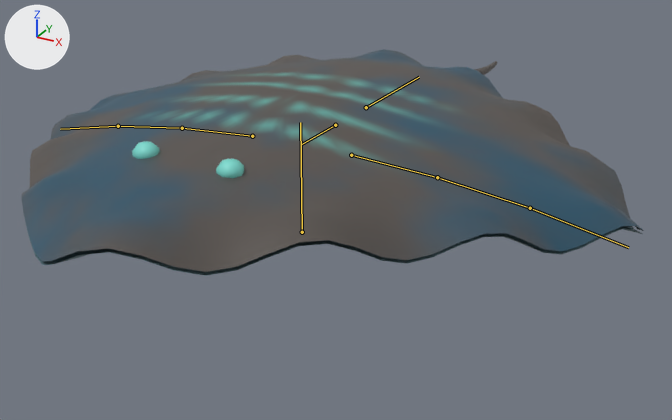
An edit to the glTF model assets/creatures/sail_leech/sail_leech.glb, drawn before and after from the same camera.
Rendered twice from a camera (50 mm lens) standing at (0.95, -1.575, 0.707) and looking at (-0.02, 0.188, -0.175). The lights are fixed; the arrows at upper left show +X, +Y and +Z. The first picture is the older version. Both versions are drawn at frame 14 of the action 'attack'; the numbers are the values there. The bones that change, and the others that lie on the model, are drawn over the model as lines.

Objects in the first picture: 'sail_leech'.
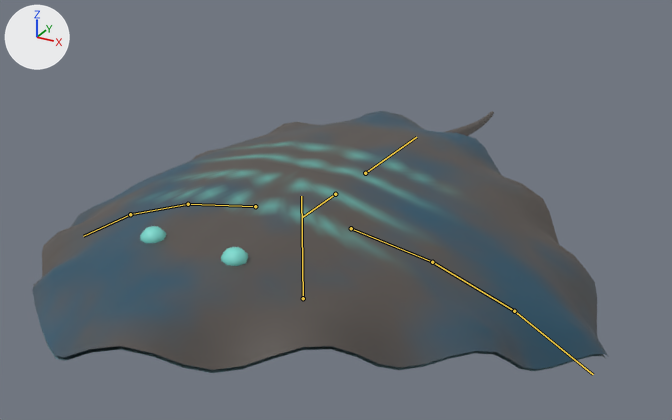
Where the change shows, as pixel boxes [x1, y1, x2, y2] in the pictures (672 x 420 px):
'sail_leech', posed (8% narrower, 15% taller): before [21, 49, 644, 276]; after [33, 111, 609, 373]
bone 'root', root to tip: before (302, 232) to (300, 122); after (303, 298) to (301, 196)
bone 'wing_l0', root to tip: before (351, 155) to (437, 177); after (351, 228) to (432, 262)
bone 'wing_l1', root to tip: before (437, 177) to (530, 208); after (432, 262) to (514, 311)
bone 'wing_l2', root to tip: before (530, 208) to (628, 247); after (514, 311) to (593, 374)
bone 'wing_r0', root to tip: before (252, 136) to (182, 128); after (255, 206) to (188, 204)
bone 'wing_r1', root to tip: before (182, 128) to (118, 126); after (188, 204) to (130, 214)
bone 'wing_r2', root to tip: before (118, 126) to (60, 129); after (130, 214) to (83, 236)

The edits, one by one:
Bone 'root' (bone_root) moves from (0.0, -0.151, 0.0) to (0.0, -0.317, 0.0).
Bone 'wing_l0' (bone_wing_l0) turns from (-4, 0, 0) to (-10, 0, 0) degrees about its own x, y and z.
Bone 'wing_l1' (bone_wing_l1) turns from (-4, 0, 0) to (-10, 0, 0) degrees about its own x, y and z.
Bone 'wing_l2' (bone_wing_l2) turns from (-4, 0, 0) to (-10, 0, 0) degrees about its own x, y and z.
Bone 'wing_r0' (bone_wing_r0) turns from (-4, 0, 0) to (-10, 0, 0) degrees about its own x, y and z.
Bone 'wing_r1' (bone_wing_r1) turns from (-4, 0, 0) to (-10, 0, 0) degrees about its own x, y and z.
Bone 'wing_r2' (bone_wing_r2) turns from (-4, 0, 0) to (-10, 0, 0) degrees about its own x, y and z.
